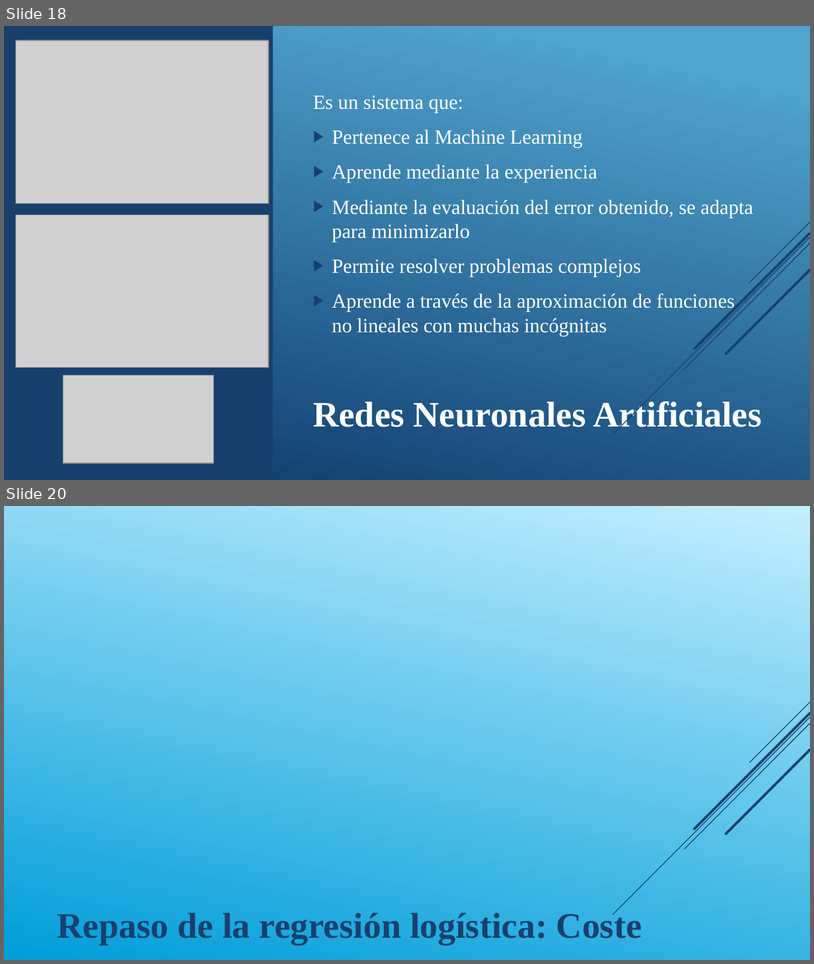
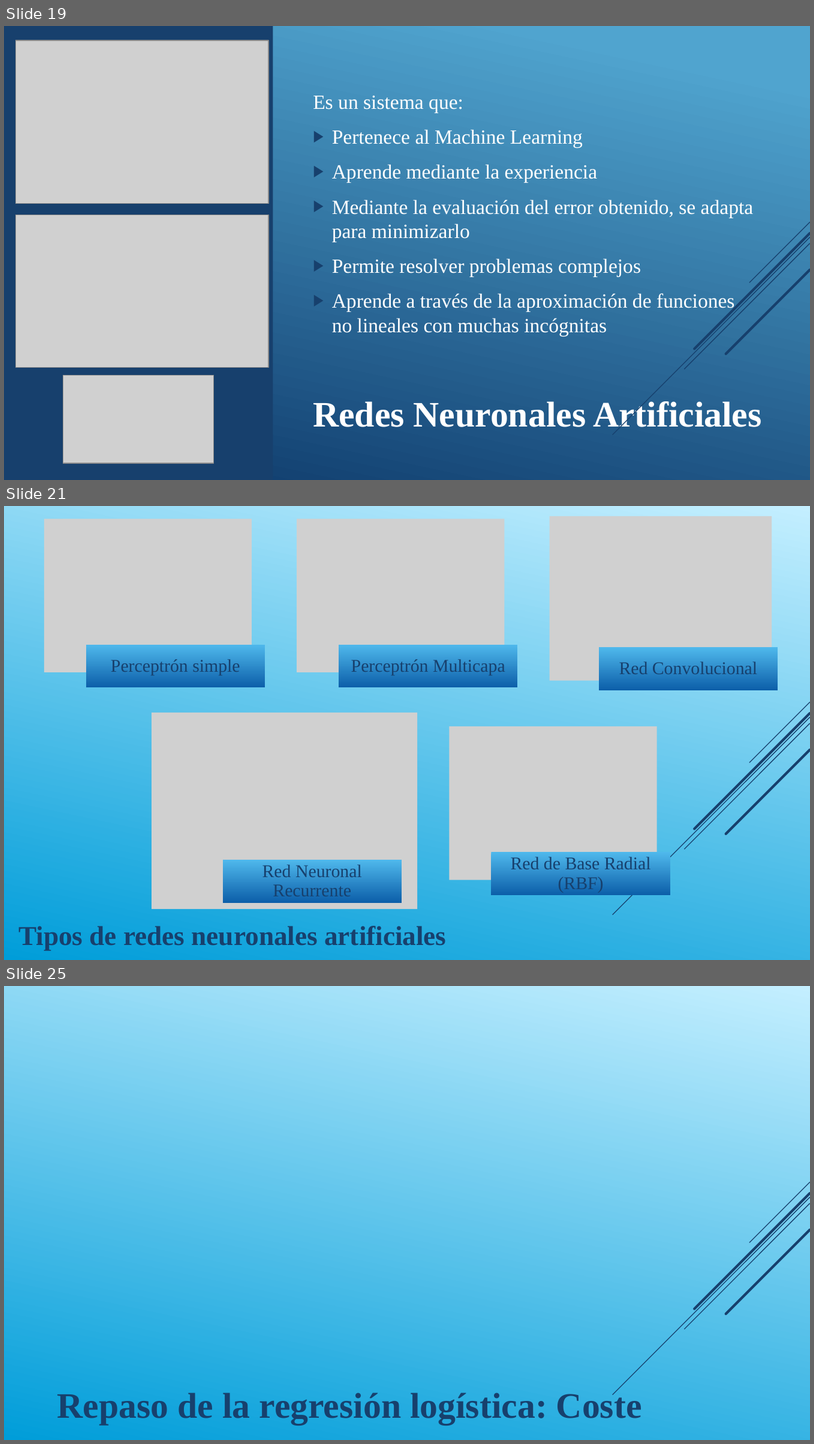
Before and after one commit to DiploDatos/AprendizajeSupervisado, a slide deck: Teórico/Aprendizaje Supervisado - Clase III.ppsx. Shown one above the other, each under a label of ours: slides 18 and 20 before the commit, slides 19, 21 and 25 after it; the slides between them are not shown. The pictures are 814x964 and 814x1444 pixels, drawn with LibreOffice and Linux fonts; fonts in the diff are those of the drawing; grey boxes stand for pictures. Boxes give left, top, right and bottom in pixels: in the first picture for what was removed or moved away, otherwise in the second. Text is boxed around its words. In the diff, an @@ line names an element or a change of style, - is before the commit and + after.

```diff
--- a/Teórico/Aprendizaje Supervisado - Clase III.ppsx
+++ b/Teórico/Aprendizaje Supervisado - Clase III.ppsx
@@ slide 21 added at (4,506,810,960), background gradient #C4EFFF to #009DD9; not listed: 5 template elements that a slide beside it also shows @@
@@ group added at (44,516,778,909): 5 pictures, 5 rectangles, 5 texts @@
+Perceptrón simple
+Perceptrón Multicapa
+Red Convolucional
+Red Neuronal Recurrente
+Red de Base Radial (RBF)
@@ title added at (18,925,446,950), 24.3 pt, text #17406D, bold @@
+Tipos de redes neuronales artificiales
@@ what was slide 18 is now slide 19 @@
@@ what was slide 20 is now slide 25 @@
```
Also in this commit, not shown: 3 slides changed, 4 other slides added, 3 other files.
